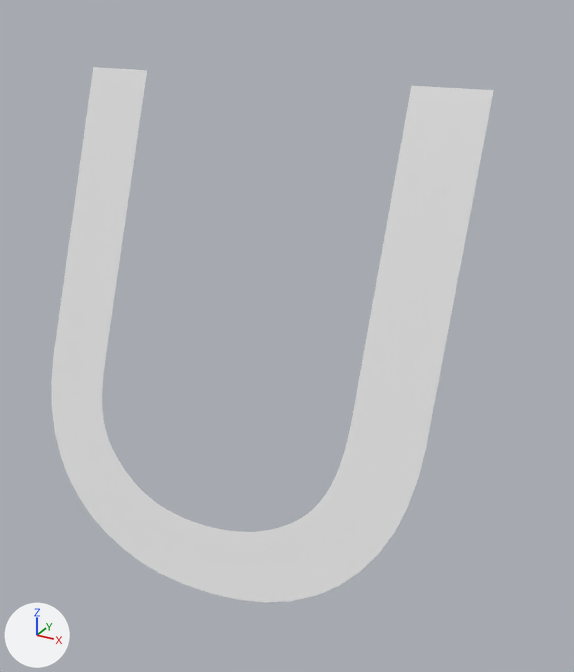
The Blender file assets/alphabet/U.blend: old version first, new version second.
Camera for both pictures: a 50 mm camera at (0.544, -0.698, 0.748) aimed at (0.075, 0.156, 0.321). Lighting does not change. The marker at lower left points along +X, +Y and +Z.

Names of what the first picture shows: 'Text'.
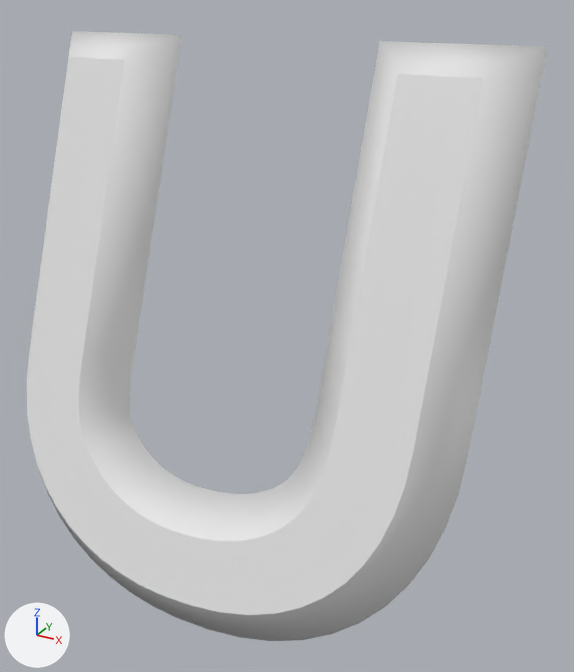
What changed in the scene script:
```text
Change txt_text:
    add txt_text.bevel_resolution = 0
    add txt_text.bevel_depth = 0.05
```

What differs and where, as boxes [x1, y1, x2, y2] in the pictures (574 x 672 px):
'Text', reshaped (18% wider, 14% taller): before [51, 67, 494, 602]; after [27, 31, 548, 641]
